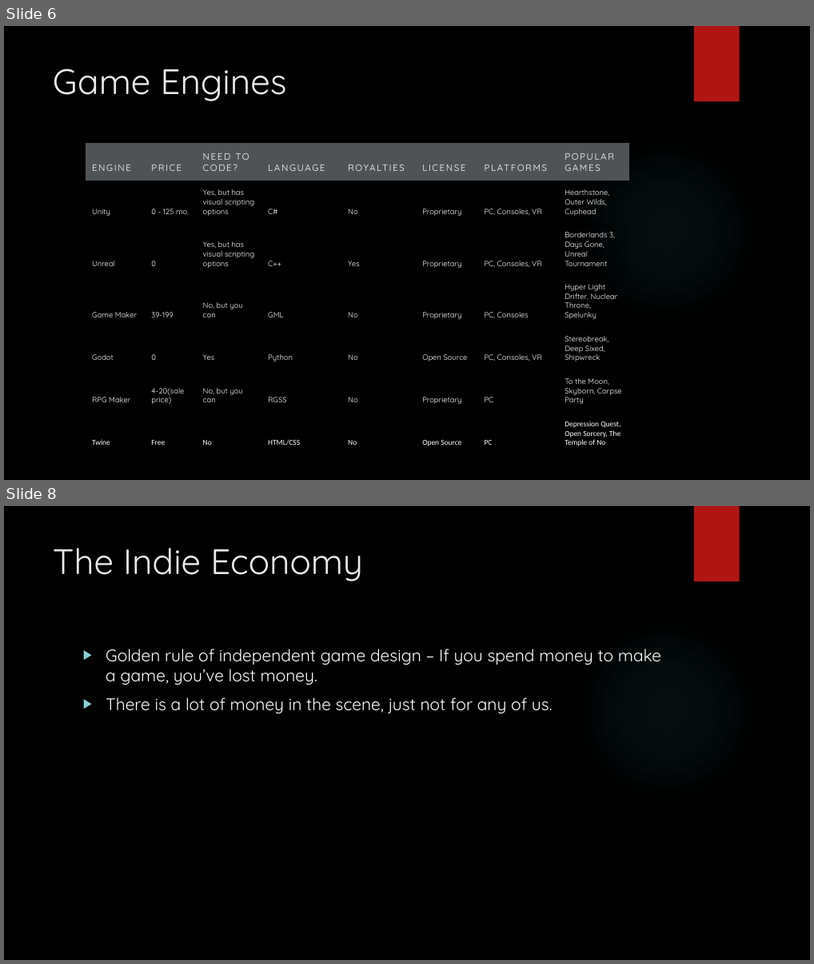
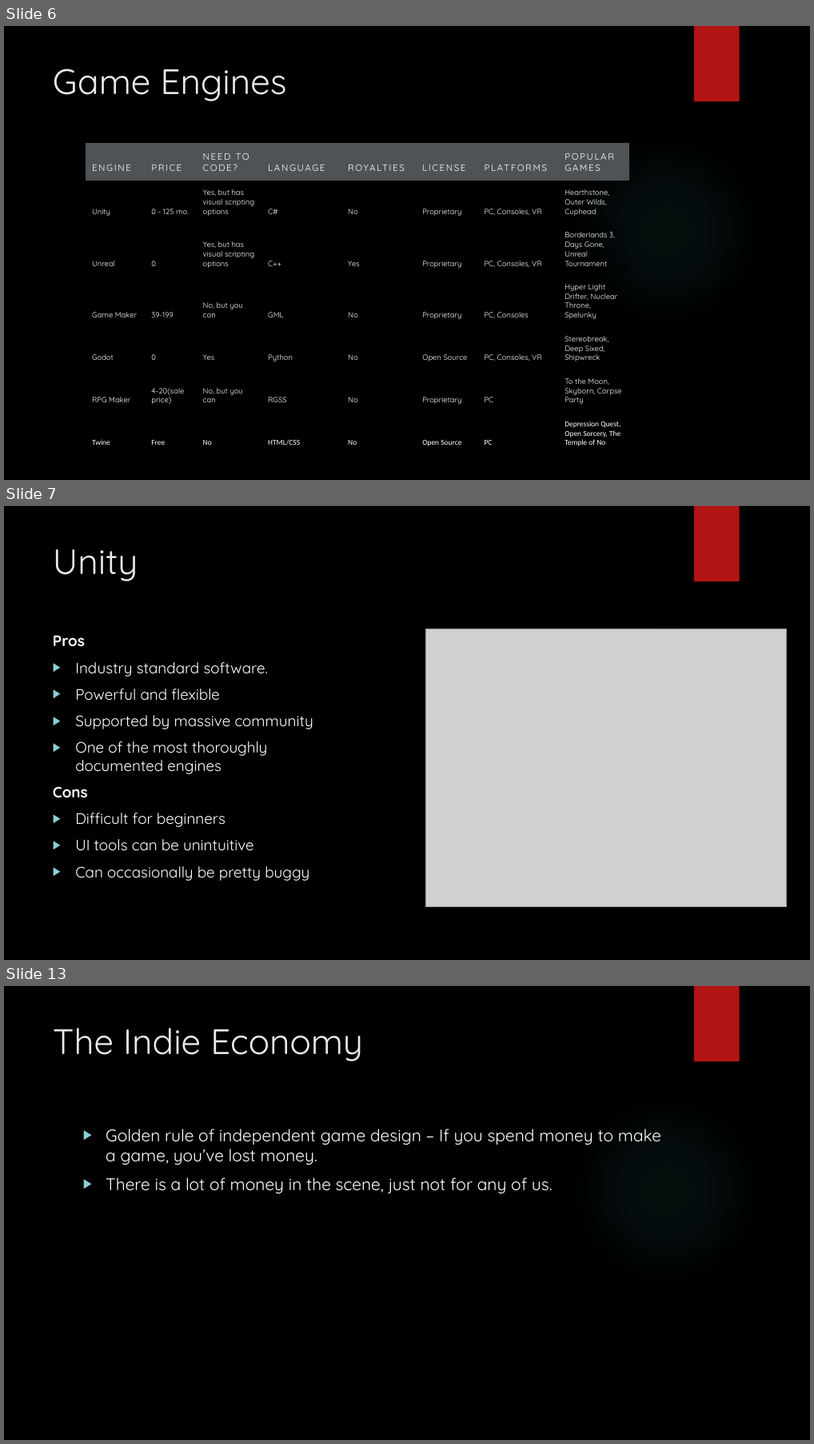
Before and after one commit to AllenOliver/How-to-Make-Games-at-Home-for-Cheap, a slide deck: How to Make Games at Home for Cheap.pptx. Shown one above the other, each under a label of ours: slides 6 and 8 before the commit, slides 6, 7 and 13 after it; the slides between them are not shown. The pictures are 814x964 and 814x1444 pixels, drawn with LibreOffice and Linux fonts; fonts in the diff are those of the drawing; grey boxes stand for pictures; background and template pictures are left out. Boxes give left, top, right and bottom in pixels: in the first picture for what was removed or moved away, otherwise in the second. Text is boxed around its words. In the diff, an @@ line names an element or a change of style, - is before the commit and + after.

Commit message:
Added some engine slides

```diff
--- a/How to Make Games at Home for Cheap.pptx
+++ b/How to Make Games at Home for Cheap.pptx
@@ slide 7 added at <box>4,506,810,960</box>, background picture (left out); not listed: 2 template elements that a slide beside it also shows @@
@@ title added at <box>53,549,138,581</box>, 42 pt, text #EBEBEB @@
+Unity
@@ text added at <box>53,635,314,880</box>, 18 pt, text #FFFFFF @@
+Pros
+▶ Industry standard software.
+▶ Powerful and flexible
+▶ Supported by massive community
+▶ One of the most thoroughly documented engines
+Cons
+▶ Difficult for beginners
+▶ UI tools can be unintuitive
+▶ Can occasionally be pretty buggy
@@ picture added at <box>426,629,787,907</box> @@
@@ what was slide 8 is now slide 13 @@
```
Also in this commit, not shown: 5 other slides added, 1 slide removed, 5 other files.
